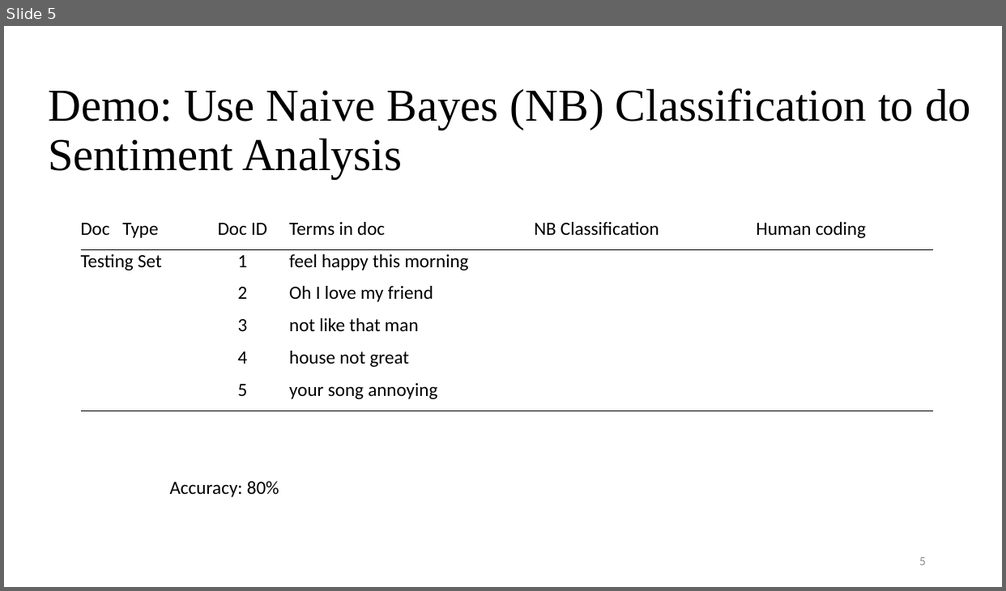
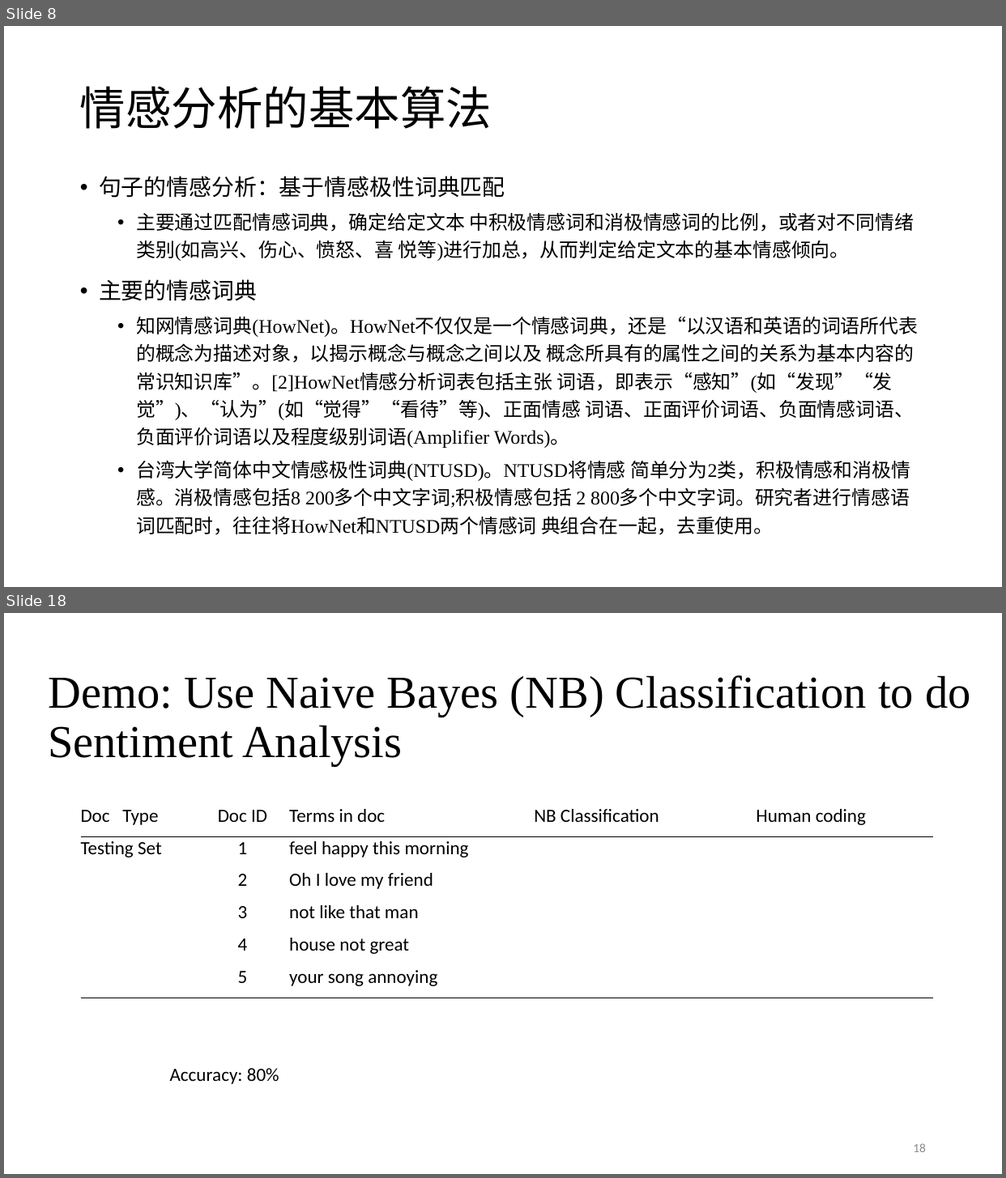
Before and after one commit to SocratesClub/ccrbook, a slide deck: slides/Chapter 3&4 语义建模 .pptx. Shown one above the other, each under a label of ours: slide 5 before the commit, slides 8 and 18 after it; the slides between them are not shown. The pictures are 1006x591 and 1006x1178 pixels, drawn with LibreOffice and Linux fonts; fonts in the diff are those of the drawing. Boxes give left, top, right and bottom in pixels: in the first picture for what was removed or moved away, otherwise in the second. Text is boxed around its words. In the diff, an @@ line names an element or a change of style, - is before the commit and + after.

```diff
--- a/slides/Chapter 3&4 语义建模 .pptx
+++ b/slides/Chapter 3&4 语义建模 .pptx
@@ slide 8 added at (4, 26, 1002, 587), background #FFFFFF @@
@@ title added at (80, 86, 492, 129), 44 pt, text #000000 @@
+情感分析的基本算法
@@ text added at (99, 176, 918, 535), 18.6 pt, text #000000 @@
+• 句子的情感分析：基于情感极性词典匹配
+  • 主要通过匹配情感词典，确定给定文本 中积极情感词和消极情感词的比例，或者对不同情绪类别(如高兴、伤心、愤怒、喜 悦等)进行加总，从而判定给定文本的基本情感倾向。
+• 主要的情感词典
+  • 知网情感词典(HowNet)。HowNet不仅仅是一个情感词典，还是“以汉语和英语的词语所代表的概念为描述对象，以揭示概念与概念之间以及 概念所具有的属性之间的关系为基本内容的常识知识库”。[2]HowNet情感分析词表包括主张 词语，即表示“感知”(如“发现”“发觉”)、“认为”(如“觉得”“看待”等)、正面情感 词语、正面评价词语、负面情感词语、负面评价词语以及程度级别词语(Amplifier Words)。
+  • 台湾大学简体中文情感极性词典(NTUSD)。NTUSD将情感 简单分为2类，积极情感和消极情感。消极情感包括8 200多个中文字词;积极情感包括 2 800多个中文字词。研究者进行情感语词匹配时，往往将HowNet和NTUSD两个情感词 典组合在一起，去重使用。
@@ what was slide 5 is now slide 18 @@
@@ page number at (913, 1144, 926, 1152): text changed @@
-5
+18
```
Also in this commit, not shown: 6 slides changed, 12 other slides added, 4 slides removed.
